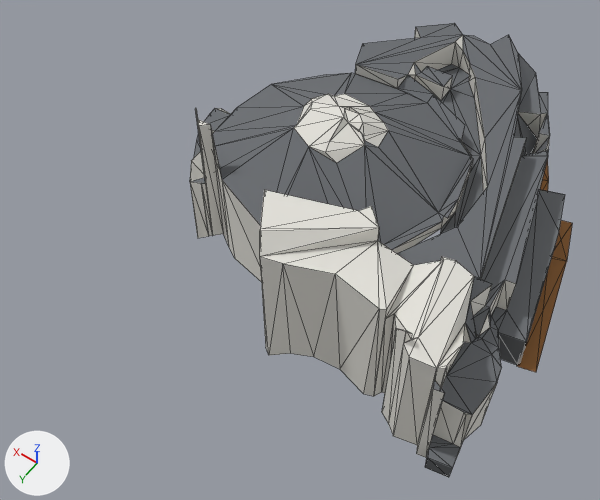
Before and after pictures for a commit that changed the glTF model public/canal-drive/models/holland-casino-amsterdam.lod2.glb.
The view is the same before and after, from a 50 mm lens placed at (-40.9, 68.2, 99.9), pointed at (0.0, 10.9, 9.9). The axes (+X, +Y, +Z) are drawn at lower left. The lights are the same throughout. The older version comes first. Mesh edges are drawn as thin lines. Vertices at exactly the same position are counted once.

In view in the first picture: 'lod2'.
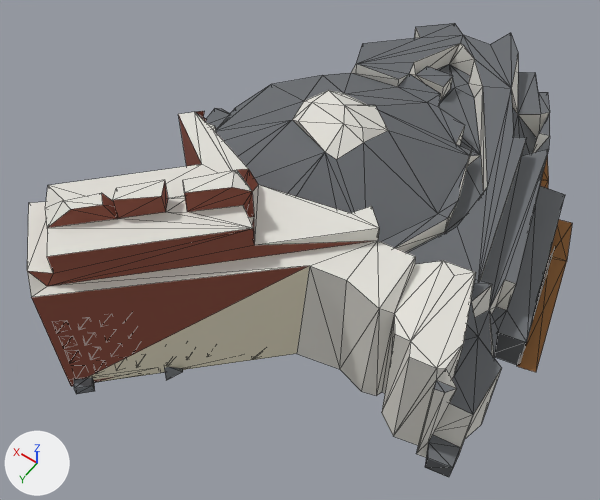
Boxes (x1, y1, x2, y2) around the edits, measured in the pictures (600 x 500 px):
'lod2', recoloured, reshaped, moved, rescaled (43% wider)
    before: (190, 23, 572, 477)
    after: (27, 23, 572, 477)
part 1 of me_lod2, rebuilt (43% wider)
    before: (190, 23, 565, 477)
    after: (27, 23, 565, 477)
part 2 of me_lod2, added (mostly hidden)
    after: (56, 321, 183, 394)
part 3 of me_lod2, cut back
    after: (517, 155, 572, 372)

The edits, one by one:
Material 'Material_2' (mat_material_2) changes colour from grey #6b6e72 to dark grey #5b5d60; in linear values from (0.147, 0.156, 0.168) to (0.105, 0.11, 0.117).
Material 'Material_1' (mat_material_1) changes colour from dark grey #5b5d60 to brown #8a4c3c; in linear values from (0.105, 0.11, 0.117) to (0.254, 0.0723, 0.0452).
Material 'Material_3' (mat_material_3) changes colour from brown #9a6a3c to grey #6b6e72; in linear values from (0.323, 0.144, 0.0452) to (0.147, 0.156, 0.168).
Material 'Material_8' (mat_material_8) is new.
Its base color is (0.768, 0.716, 0.552) (pale yellow #e3dcc4).
Its roughness is 1.0.
Material 'Material_6' (mat_material_6) is new.
Its base color is (0.0232, 0.0242, 0.0262) (black #2a2b2d).
Its roughness is 1.0.
Material 'Material_9' (mat_material_9) is new.
Its base color is (0.473, 0.418, 0.323) (grey #b7ad9a).
Its roughness is 1.0.
Material 'Material_7' (mat_material_7) is new.
Its base color is (0.159, 0.171, 0.188) (grey #6f7378).
Its roughness is 1.0.
Material 'Material_5' (mat_material_5) is new.
Its base color is (0.0284, 0.0343, 0.0395) (dark grey #2f3438).
Its roughness is 1.0.
me_lod2 is used by ob_lod2; location (-4.5, -8.5, 13.1); scale (32.4, 32.4, 32.4).
me_lod2 had 397 vertices, 615 faces and spanned x -0.91..0.91, y -1.0..1.0, z -0.4..0.4.
me_lod2 now has 774 vertices, 1011 faces and spans x -0.72..0.72, y -1.0..1.0, z -0.35..0.35.
me_lod2 part 1: the loose piece of 345 vertices spanning x -0.84..0.91, y -1.0..1.0, z -0.4..0.4 is rebuilt with 290 vertices and now spans x -0.67..0.72, y -1.0..0.99, z -0.35..0.35.
me_lod2 part 2: 432 vertices added at x 0.01..0.69, y 0.46..1.0, z -0.35..0.12.
me_lod2 part 3: 8 vertices removed from x -0.51..-0.32, y -0.83..-0.42, z -0.4..-0.31; 28 vertices added at x -0.72..-0.25, y -0.89..0.08, z -0.35..-0.28.
Other edits to the shape of me_lod2 do not show in these pictures.
me_lod2 gains material mat_material_8 (pale yellow #e3dcc4).
me_lod2 gains material mat_material_5 (dark grey #2f3438).
me_lod2 gains material mat_material_6 (black #2a2b2d).
me_lod2 gains material mat_material_9 (grey #b7ad9a).
me_lod2 gains material mat_material_7 (grey #6f7378).
Object 'lod2' (ob_lod2) moves from (-4.5, -8.5, 13.1) to (-4.0, 0.4, 14.8).
Object 'lod2' (ob_lod2) is rescaled from (32.4, 32.4, 32.4) to (41.7, 41.7, 41.7).
